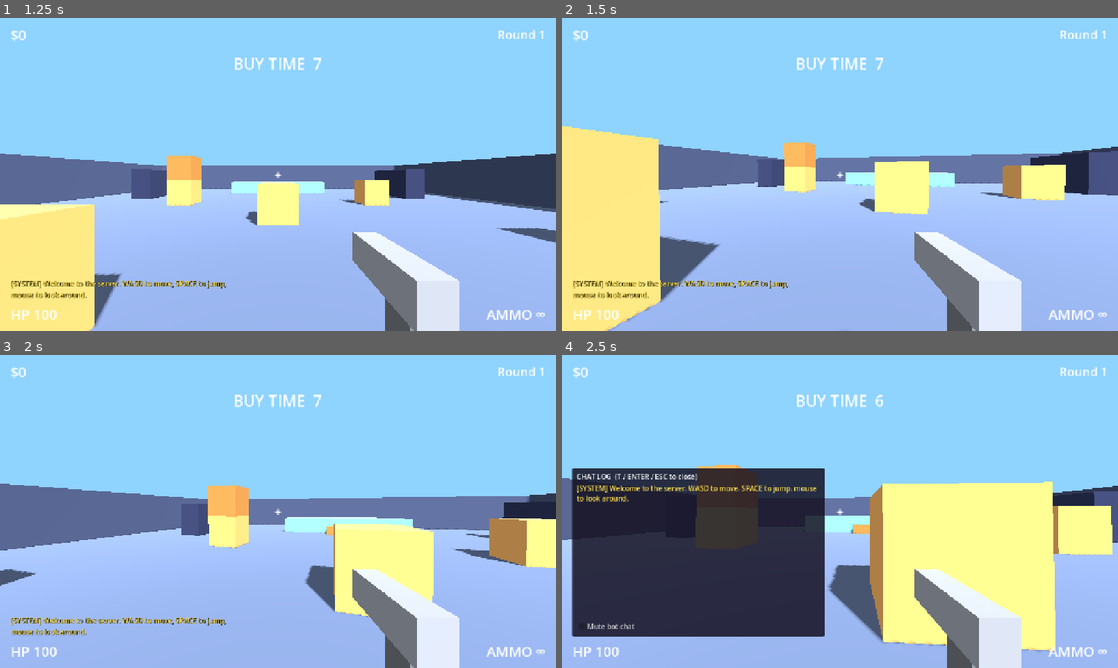
Above: before the commit, frames 1-4 (two rows, left to right).
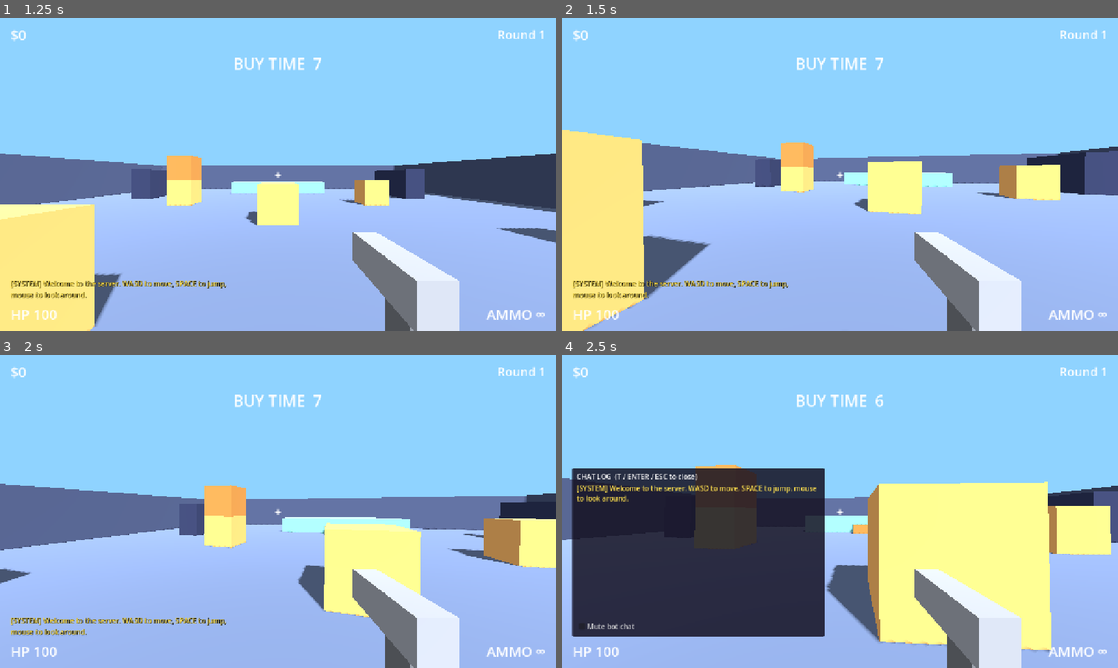
Above: after the commit, the same moments.

Repository: yeahlolnice/PixleShooterIdle
Game: Godot game, scene res://scenes/main.tscn
The game is run twice, just before and just after one commit, with the same random seed, the same clock (stepped at 60 frames per second) and the same inputs.
Inputs (mouse positions are in pixels of both pictures, inside the frame that each line leads up to):
- Up to frame 1 (1.25 s): tap Enter at 0.5 s; move the mouse to (305, 174) at 0.52 s; hold W (move_forward) from 0.53 s (still down); hold T (chat) from 0.53 s (still down); tap Space (jump) at 0.77, 1.07 s; click (305, 174) at 0.8 s
- Up to frame 2 (1.5 s): keep holding W (move_forward); move the mouse to (812, 174) at 1.27 s; release T (chat) at 1.28 s; click (812, 174) at 1.35 s
- Up to frame 3 (2 s): keep holding W (move_forward); tap Space (jump) at 1.52, 1.55, 1.82 s
- Up to frame 4 (2.5 s): keep holding W (move_forward); move the mouse to (851, 505) at 2.02 s; hold Space (jump) from 2.03 s (still down); click (851, 505) at 2.17 s; tap T (chat) at 2.3 s

Frame 1 is identical in both runs. In frame 2, 3.7% of the frame differs, in the area x 0-100%, y 34-100%; in frame 3, 2.3%; in frame 4, 1.4%.

Commit message:
Fix Server Slots and recoil; CS-style bhop movement
- Server Slots: RoundController re-reads the wave size every wave, so
  slots bought after the game starts add bots from the next wave.
- Recoil: each shot kicks the player's real aim pitch (Weapon emits
  recoil_kicked, WeaponManager routes it to Player.add_aim_kick) instead
  of a camera offset that decayed back to the same spot.
- Bhop: Source/CS air acceleration (air_accel, air_speed_cap in
  player.json), so strafe jumping builds speed by hand with no cap; jump
  press counts for one physics tick; jump also bound to mouse wheel.
- Auto Bhop: level 1 = hold to hop; autostrafe effect (replaces
  hop_speed_gain) strafes for you from level 2, capped until max level.
- Tests and docs updated (DATA.md, DECISIONS D43-D44).

Co-Authored-By: Claude Opus 5.5 <noreply@anthropic.com>

Diff:
--- a/cheats/auto_bhop.gd
+++ b/cheats/auto_bhop.gd
@@ -1,10 +1,11 @@
 class_name AutoBhop
 extends CheatBase
-## Auto Bhop (ladder #3): hold jump to keep hopping, and from level 2 every hop
-## adds speed. Effects (cheats.json), all target cheat:
-##   hop_speed_gain      fraction of horizontal speed added per hop (0 at level 1)
-##   max_hop_speed_mult  hop speed cap as a multiple of the player's effective
-##                       move speed (so Speed Hack raises it too)
+## Auto Bhop (ladder #3): hold jump to hop on every landing tick, and from level 2
+## auto-strafe in the air. Effects (cheats.json), all target cheat:
+##   autostrafe          fraction (0..1) of the best possible air-strafe gain the
+##                       cheat strafes for you (0 at level 1: timing only)
+##   max_hop_speed_mult  auto-strafe speed cap as a multiple of the player's
+##                       effective move speed (so Speed Hack raises it too)
 ##   uncapped            from max level: no cap at all
 ## The movement itself lives in Player.step_movement; this cheat only hands the
 ## current level's values to Player.set_bhop() and takes them back with
@@ -27,7 +28,7 @@
 ## The dictionary Player.set_bhop() expects for `level`.
 func settings_at(level: int) -> Dictionary:
 	return {
-		"hop_speed_gain": float(value_at("hop_speed_gain", level)),
+		"autostrafe": float(value_at("autostrafe", level)),
 		"max_hop_speed_mult": float(value_at("max_hop_speed_mult", level)),
 		"uncapped": bool(value_at("uncapped", level)),
 	}
--- a/core/data_schema.gd
+++ b/core/data_schema.gd
@@ -192,6 +192,7 @@
 			"move_speed": _NUM_POS,
 			"ground_accel": _NUM_POS,
 			"air_accel": _NUM_NONNEG,
+			"air_speed_cap": _NUM_NONNEG,
 			"ground_friction": _NUM_NONNEG,
 			"jump_velocity": _NUM_POS,
 			"gravity": _NUM_POS,
--- a/core/round_controller.gd
+++ b/core/round_controller.gd
@@ -32,7 +32,7 @@
 func start(arena: String = "") -> void:
 	arena_id = arena if arena != "" else DataRegistry.first_arena_id()
 	var def := DataRegistry.arena(arena_id)
-	wave_size = int(def.get("bots_per_wave", 0)) + CheatSystem.extra_bots()
+	wave_size = _current_wave_size()
 	wave_types = def.get("bot_types", [])
 	if tracker:
 		tracker.arena_id = arena_id
@@ -103,7 +103,13 @@
 	EventBus.round_state_changed.emit(s, {"round": round_number, "duration": time_left})
 
 
+## Re-read every wave so Server Slots bought mid-game count from the next wave on.
+func _current_wave_size() -> int:
+	return int(DataRegistry.arena(arena_id).get("bots_per_wave", 0)) + CheatSystem.extra_bots()
+
+
 func _spawn_wave() -> void:
+	wave_size = _current_wave_size()
 	bots_alive = wave_size
 	spawn_wave_requested.emit(wave_size, wave_types)
 
--- a/data/cheats.json
+++ b/data/cheats.json
@@ -39,7 +39,7 @@
       "base_cost": 1500,
       "max_level": 10,
       "effects": [
-        {"key": "hop_speed_gain", "target": "cheat", "type": "number", "from": 0.0, "to": 0.15, "curve": "linear"},
+        {"key": "autostrafe", "target": "cheat", "type": "number", "from": 0.0, "to": 1.0, "curve": "linear"},
         {"key": "max_hop_speed_mult", "target": "cheat", "type": "number", "from": 1.2, "to": 2.5, "curve": "linear"},
         {"key": "uncapped", "target": "cheat", "type": "bool", "from_level": 10}
       ]
--- a/data/player.json
+++ b/data/player.json
@@ -2,7 +2,8 @@
   "max_health": 100,
   "move_speed": 6.0,
   "ground_accel": 60.0,
-  "air_accel": 10.0,
+  "air_accel": 12.0,
+  "air_speed_cap": 0.72,
   "ground_friction": 40.0,
   "jump_velocity": 5.5,
   "gravity": 16.0,
--- a/project.godot
+++ b/project.godot
@@ -60,6 +60,8 @@
 jump={
 "deadzone": 0.2,
 "events": [Object(InputEventKey,"resource_local_to_scene":false,"resource_name":"","device":-1,"window_id":0,"alt_press …(190 unchanged characters)…
+, Object(InputEventMouseButton,"resource_local_to_scene":false,"resource_name":"","device":-1,"window_id":0,"alt_pressed":false,"shift_pressed":false,"ctrl_pressed":false,"meta_pressed":false,"button_mask":0,"position":Vector2(0, 0),"global_position":Vector2(0, 0),"factor":1.0,"button_index":5,"canceled":false,"pressed":false,"double_click":false,"script":null)
+, Object(InputEventMouseButton,"resource_local_to_scene":false,"resource_name":"","device":-1,"window_id":0,"alt_pressed":false,"shift_pressed":false,"ctrl_pressed":false,"meta_pressed":false,"button_mask":0,"position":Vector2(0, 0),"global_position":Vector2(0, 0),"factor":1.0,"button_index":4,"canceled":false,"pressed":false,"double_click":false,"script":null)
 ]
 }
 fire={
--- a/shooter/player/player.gd
+++ b/shooter/player/player.gd
@@ -13,13 +13,21 @@
 ## move_speed, ground_accel, air_accel, jump_velocity, max_health. Setting a
 ## mod never touches the raw tuning, so clearing it restores base stats exactly.
 ##
+## Air movement is Counter-Strike/Source air acceleration: in the air only the
+## speed along the wish direction is capped (player.json air_speed_cap), so
+## strafing sideways while turning the mouse the same way adds speed with no limit.
+## Jumping on the landing tick skips ground friction, so the speed carries over.
+## A jump press counts for the next physics tick only (mouse wheel is bound too),
+## so hopping by hand takes CS-style timing.
+##
 ## Auto Bhop hook (only the auto_bhop cheat calls these):
-##   set_bhop({"hop_speed_gain": 0.05, "max_hop_speed_mult": 1.5, "uncapped": false})
+##   set_bhop({"autostrafe": 0.5, "max_hop_speed_mult": 1.5, "uncapped": false})
 ##   clear_bhop()                            # plain jumping again
-## Without it a jump needs a fresh press of jump; with it, holding jump hops on
-## every landing frame, ground friction is skipped on that frame, each hop adds
-## hop_speed_gain of the horizontal speed (up to effective move_speed *
-## max_hop_speed_mult unless uncapped) and air strafing keeps the speed.
+## With it, holding jump hops on every landing tick. While `autostrafe` > 0 the
+## cheat also strafes for you in the air: it pushes at right angles to the
+## velocity (the best angle for gain), turning toward the move direction, and
+## keeps that fraction of the gain. Auto-strafe speed stops at effective
+## move_speed * max_hop_speed_mult unless uncapped; it never slows the player.
 
 signal health_changed(health: float, max_health: float)
 
@@ -41,6 +49,10 @@
 var _open_menus: Dictionary = {}
 var _respawn_timer := 0.0
 var _spawn_index := 0
+## A jump press waiting for the next physics tick.
+var _jump_queued := false
+## Auto-strafe side, +1 left / -1 right; flips each tick to hold a straight line.
+var _strafe_side := 1.0
 
 @onready var head: Node3D = $Head
 @onready var camera: Camera3D = $Head/Camera3D
@@ -98,20 +110,20 @@
 	return not bhop.is_empty()
 
 
-## Horizontal speed after one hop that starts at `speed`. Never slows the
-## player: a speed already above the cap (e.g. after a level change) is kept.
-func hop_speed(speed: float) -> float:
-	var gain := float(bhop.get("hop_speed_gain", 0.0))
-	if gain <= 0.0 or speed <= 0.0:
-		return speed
-	var boosted := speed * (1.0 + gain)
+## Highest speed auto-strafe builds to (INF when uncapped). Speed Hack raises it.
+func hop_speed_cap() -> float:
 	if bool(bhop.get("uncapped", false)):
-		return boosted
-	var cap := effective(&"move_speed") * float(bhop.get("max_hop_speed_mult", 1.0))
-	return minf(boosted, maxf(cap, speed))
+		return INF
+	return effective(&"move_speed") * float(bhop.get("max_hop_speed_mult", 1.0))
 
 
 # --- Input ----------------------------------------------------------------------
+
+func _input(event: InputEvent) -> void:
+	# _input, not _unhandled_input: a focused UI button must not swallow Space.
+	if event.is_action_pressed("jump"):
+		_jump_queued = true
+
 
 func _unhandled_input(event: InputEvent) -> void:
 	if event is InputEventMouseMotion and Input.mouse_mode == Input.MOUSE_MODE_CAPTURED:
@@ -131,6 +143,16 @@
 	head.rotation.x = _pitch
 
 
+## Weapon recoil: pushes the real aim up by `pitch_deg` (clamped like mouse look).
+## Nothing pulls it back; the player compensates with the mouse.
+func add_aim_kick(pitch_deg: float) -> void:
+	if is_dead:
+		return
+	var limit := deg_to_rad(float(tuning.get("pitch_limit_deg", 89)))
+	_pitch = clampf(_pitch + deg_to_rad(pitch_deg), -limit, limit)
+	head.rotation.x = _pitch
+
+
 func get_pitch() -> float:
 	return _pitch
 
@@ -138,6 +160,8 @@
 # --- Movement -------------------------------------------------------------------
 
 func _physics_process(delta: float) -> void:
+	var jump_queued := _jump_queued
+	_jump_queued = false
 	if is_dead:
 		_respawn_timer -= delta
 		if _respawn_timer <= 0.0:
@@ -148,8 +172,8 @@
 	if input_enabled:
 		var input := Input.get_vector("move_left", "move_right", "move_forward", "move_back")
 		wish = global_transform.basis * Vector3(input.x, 0.0, input.y)
-		# Holding jump only re-jumps with Auto Bhop; otherwise each hop needs a press.
-		jump_pressed = Input.is_action_pressed("jump") if has_bhop() else Input.is_action_just_pressed("jump")
+		# A press counts for this tick only; holding jump re-jumps only with Auto Bhop.
+		jump_pressed = jump_queued or (has_bhop() and Input.is_action_pressed("jump"))
 	step_movement(delta, wish, jump_pressed)
 	if global_position.y < float(tuning.get("fall_kill_y", -20.0)):
 		take_damage(health, null)
@@ -164,30 +188,63 @@
 	if not on_floor:
 		velocity.y -= float(tuning.get("gravity", 16.0)) * delta
 	elif jump_pressed:
-		# Jumping on the landing frame leaves on_floor false, so ground friction
-		# and ground accel are skipped this tick and hop speed carries over.
+		# Jumping on the landing tick leaves on_floor false, so ground friction
+		# and ground accel are skipped this tick and the speed carries over.
 		velocity.y = effective(&"jump_velocity")
 		on_floor = false
-		if has_bhop():
-			var speed := horizontal.length()
-			if speed > 0.0:
-				horizontal *= hop_speed(speed) / speed
-
-	var accel := effective(&"ground_accel" if on_floor else &"air_accel")
-	if wish.length_squared() > 0.0001:
-		var target := wish.normalized() * effective(&"move_speed") * minf(wish.length(), 1.0)
-		var speed := horizontal.length()
-		if has_bhop() and not on_floor and speed > target.length() and horizontal.dot(target) > 0.0:
-			# Bhop air strafe: steer toward the wish direction without bleeding speed.
-			horizontal = horizontal.move_toward(target.normalized() * speed, accel * delta)
-			horizontal = horizontal.normalized() * speed
-		else:
-			horizontal = horizontal.move_toward(target, accel * delta)
-	elif on_floor:
-		horizontal = horizontal.move_toward(Vector3.ZERO, float(tuning.get("ground_friction", 40.0)) * delta)
+
+	if on_floor:
+		horizontal = _ground_move(horizontal, wish, delta)
+	else:
+		horizontal = _air_move(horizontal, wish, delta)
 	velocity.x = horizontal.x
 	velocity.z = horizontal.z
 	move_and_slide()
+
+
+func _ground_move(horizontal: Vector3, wish: Vector3, delta: float) -> Vector3:
+	if wish.length_squared() > 0.0001:
+		var target := wish.normalized() * effective(&"move_speed") * minf(wish.length(), 1.0)
+		return horizontal.move_toward(target, effective(&"ground_accel") * delta)
+	return horizontal.move_toward(Vector3.ZERO, float(tuning.get("ground_friction", 40.0)) * delta)
+
+
+func _air_move(horizontal: Vector3, wish: Vector3, delta: float) -> Vector3:
+	var autostrafe := float(bhop.get("autostrafe", 0.0))
+	var speed := horizontal.length()
+	if autostrafe > 0.0 and speed > 0.0:
+		var heading := horizontal / speed
+		var steer := wish.normalized() if wish.length_squared() > 0.0001 else heading
+		if heading.dot(steer) >= 0.0:  # pressing back still brakes normally
+			return _autostrafe(horizontal, heading, steer, autostrafe, delta)
+	if wish.length_squared() <= 0.0001:
+		return horizontal
+	return air_accelerate(horizontal, wish.normalized(), effective(&"move_speed") * minf(wish.length(), 1.0), delta)
+
+
+## Source PM_AirAccelerate: adds speed along `dir` only while the velocity's
+## component along `dir` is below air_speed_cap. Pressing toward where you are
+## already going adds nothing; pressing at right angles always adds a little.
+func air_accelerate(horizontal: Vector3, dir: Vector3, wish_speed: float, delta: float) -> Vector3:
+	var add := minf(wish_speed, float(tuning.get("air_speed_cap", 0.7))) - horizontal.dot(dir)
+	if add <= 0.0:
+		return horizontal
+	return horizontal + dir * minf(effective(&"air_accel") * wish_speed * delta, add)
+
+
+## Auto Bhop's strafe: a right-angle push on the side that turns toward `steer`;
+## once on course it alternates sides so the path stays straight.
+func _autostrafe(horizontal: Vector3, heading: Vector3, steer: Vector3, strength: float, delta: float) -> Vector3:
+	var speed := horizontal.length()
+	var left := Vector3.UP.cross(heading)
+	var side := left.dot(steer)
+	if absf(side) < float(tuning.get("air_speed_cap", 0.7)) / speed:
+		_strafe_side = -_strafe_side
+	else:
+		_strafe_side = signf(side)
+	var pushed := air_accelerate(horizontal, left * _strafe_side, effective(&"move_speed"), delta)
+	var new_speed := minf(lerpf(speed, pushed.length(), strength), maxf(hop_speed_cap(), speed))
+	return pushed.normalized() * new_speed
 
 
 # --- Health ---------------------------------------------------------------------
--- a/shooter/weapons/weapon.gd
+++ b/shooter/weapons/weapon.gd
@@ -13,18 +13,18 @@
 signal shot_fired(hit: Dictionary)
 signal reload_started
 signal reload_finished
+## One shot's aim kick in degrees, positive = up. The owner (WeaponManager -> Player)
+## adds it to the real aim, so it stays until the player pulls the mouse back down.
+signal recoil_kicked(pitch_deg: float)
 
 enum State { READY, RELOADING }
 
 const MUZZLE_FLASH_S := 0.05
-const RECOIL_RECOVERY_DEG_S := 12.0
 
 var gun: Dictionary = {}
 var state: State = State.READY
 var ammo: int = 0
 var modifiers := {"mag_mult": 1.0, "recoil_mult": 1.0, "spread_mult": 1.0, "infinite_reload": false}
-## Camera pitch kick in degrees, positive = up. Decays back to 0.
-var recoil_offset_deg: float = 0.0
 
 var _cooldown: float = 0.0
 var _reload_left: float = 0.0
@@ -32,7 +32,6 @@
 var _rng := RandomNumberGenerator.new()
 var _flash: MeshInstance3D
 var _sound: AudioStreamPlayer
-var _camera: Camera3D
 
 
 func setup(gun_def: Dictionary) -> void:
@@ -40,7 +39,6 @@
 	state = State.READY
 	_cooldown = 0.0
 	_reload_left = 0.0
-	recoil_offset_deg = 0.0
 	ammo = mag_size()
 	_rng.randomize()
 	_build_viewmodel()
@@ -118,8 +116,10 @@
 		return false
 	ammo -= 1
 	_cooldown = fire_interval()
-	recoil_offset_deg += recoil_deg()
+	# Hitscan first: the shot goes where you aimed, the kick moves the next one.
 	var hit := _hitscan() if is_inside_tree() else {}
+	if recoil_deg() > 0.0:
+		recoil_kicked.emit(recoil_deg())
 	_flash_left = MUZZLE_FLASH_S
 	if _flash:
 		_flash.visible = true
@@ -158,8 +158,6 @@
 		_reload_left -= delta
 		if _reload_left <= 0.0:
 			_finish_reload()
-	if recoil_offset_deg > 0.0:
-		recoil_offset_deg = maxf(0.0, recoil_offset_deg - RECOIL_RECOVERY_DEG_S * delta)
 	if _flash_left > 0.0:
 		_flash_left -= delta
 		if _flash_left <= 0.0 and _flash:
@@ -168,10 +166,6 @@
 
 func _physics_process(delta: float) -> void:
 	tick(delta)
-	if _camera == null or not is_instance_valid(_camera):
-		_camera = get_viewport().get_camera_3d() if is_inside_tree() else null
-	if _camera:
-		_camera.rotation.x = deg_to_rad(recoil_offset_deg)
 
 
 # --- Hitscan --------------------------------------------------------------------------
--- a/shooter/weapons/weapon_manager.gd
+++ b/shooter/weapons/weapon_manager.gd
@@ -31,6 +31,9 @@
 	weapon = Weapon.new()
 	var mount: Node = get_node_or_null(mount_path)
 	(mount if mount else self).add_child(weapon)
+	var aim_owner := get_parent()
+	if aim_owner and aim_owner.has_method("add_aim_kick"):
+		weapon.recoil_kicked.connect(aim_owner.add_aim_kick)
 	weapon.setup(def)
 	EventBus.gun_equipped.emit(def["id"])
 	return def["id"]
--- a/tests/unit/test_movement_cheats.gd
+++ b/tests/unit/test_movement_cheats.gd
@@ -1,7 +1,8 @@
 extends GutTest
 ## Speed Hack, Infinite Ammo and Auto Bhop: level 1 and max effects match the
 ## plan table / cheats.json, remove() restores base stats exactly (mock player
-## and the real Player/Weapon), and bhop speed builds per hop, capped below max.
+## and the real Player/Weapon), CS air strafing builds speed by hand, and Auto
+## Bhop's auto-strafe builds it per hop, capped below max.
 
 const PlayerScene := preload("res://shooter/player/player.tscn")
 const DT := 1.0 / 60.0
@@ -142,40 +143,52 @@
 	var p := MockPlayer.new()
 	c.apply(p, 1)
 	assert_false(p.bhop.is_empty(), "level 1: hold jump to hop")
-	assert_eq(p.bhop["hop_speed_gain"], 0.0, "no speed gain at level 1")
+	assert_eq(p.bhop["autostrafe"], 0.0, "no auto-strafe at level 1")
 	assert_false(p.bhop["uncapped"])
 	c.apply(p, c.max_level)
-	assert_almost_eq(p.bhop["hop_speed_gain"], float(_effect("auto_bhop", "hop_speed_gain")["to"]), 0.0001)
+	assert_almost_eq(p.bhop["autostrafe"], float(_effect("auto_bhop", "autostrafe")["to"]), 0.0001)
 	assert_true(p.bhop["uncapped"], "plan: no cap at max")
 	assert_false(c.value_at("uncapped", c.max_level - 1), "capped below max level")
-	assert_gt(float(c.value_at("hop_speed_gain", 2)), 0.0, "gain from level 2")
+	assert_gt(float(c.value_at("autostrafe", 2)), 0.0, "auto-strafe from level 2")
 	c.remove(p)
 	assert_eq(p.bhop, {}, "bhop cleared")
 	assert_eq(p.stat_mods, {})
 
 
-func test_hop_speed_gain_and_cap() -> void:
-	var p: Player = add_child_autofree(PlayerScene.instantiate())
-	var c := _cheat("auto_bhop")
-	var ms := p.effective(&"move_speed")
-	c.apply(p, 1)
-	assert_eq(p.hop_speed(ms), ms, "level 1 keeps speed")
+func test_hop_speed_cap_follows_level_and_speed_hack() -> void:
+	var p: Player = add_child_autofree(PlayerScene.instantiate())
+	var c := _cheat("auto_bhop")
+	var ms := p.effective(&"move_speed")
 	var lvl := c.max_level - 1
 	c.apply(p, lvl)
 	var cap := ms * float(c.value_at("max_hop_speed_mult", lvl))
-	assert_almost_eq(p.hop_speed(ms), ms * (1.0 + float(c.value_at("hop_speed_gain", lvl))), 0.0001)
-	assert_eq(p.hop_speed(cap), cap, "capped")
-	assert_eq(p.hop_speed(cap * 2.0), cap * 2.0, "never slows down")
-	c.apply(p, c.max_level)
-	assert_gt(p.hop_speed(cap * 2.0), cap * 2.0, "uncapped at max")
+	assert_almost_eq(p.hop_speed_cap(), cap, 0.0001)
+	p.set_stat_mod(&"move_speed_mult", 2.0)
+	assert_almost_eq(p.hop_speed_cap(), cap * 2.0, 0.0001, "Speed Hack raises the cap")
+	c.apply(p, c.max_level)
+	assert_eq(p.hop_speed_cap(), INF, "uncapped at max")
 	c.remove(p)
 	assert_false(p.has_bhop())
-	assert_eq(p.hop_speed(ms), ms)
-
-
-## Holds jump on a flat floor with no input and returns horizontal speed after
-## each landing hop.
-func _hop_speeds(p: Player, hops: int) -> Array:
+
+
+# --- CS air strafing (no cheat) ----------------------------------------------------
+
+func test_air_accelerate_only_caps_speed_along_wish_direction() -> void:
+	var p: Player = add_child_autofree(PlayerScene.instantiate())
+	var ms := p.effective(&"move_speed")
+	var air_cap := float(p.tuning["air_speed_cap"])
+	var v := Vector3(ms, 0, 0)
+	assert_eq(p.air_accelerate(v, Vector3.RIGHT, ms, DT), v, "pressing where you already go adds nothing")
+	var strafed := p.air_accelerate(v, Vector3.FORWARD, ms, DT)
+	assert_gt(strafed.length(), ms, "strafing at right angles goes past move speed")
+	assert_almost_eq(strafed.z, -air_cap, 0.0001, "sideways push limited to air_speed_cap")
+	assert_eq(strafed.x, v.x)
+
+
+## Puts the player on a big flat floor at move speed along +X, then holds jump
+## and returns horizontal speed after each landing hop. `strafe` = press at right
+## angles to the velocity every tick (perfect manual air strafing).
+func _hop_speeds(p: Player, hops: int, strafe: bool = false) -> Array:
 	var floor_body := StaticBody3D.new()
 	var shape := CollisionShape3D.new()
 	var box := BoxShape3D.new()
@@ -194,11 +207,26 @@
 	var ticks := 0
 	while speeds.size() < hops and ticks < hops * 120:
 		var was_on_floor := p.is_on_floor()
-		p.step_movement(DT, Vector3.ZERO, true)
+		var wish := Vector3.ZERO
+		if strafe:
+			wish = Vector3.UP.cross(Vector3(p.velocity.x, 0, p.velocity.z).normalized())
+		p.step_movement(DT, wish, true)
 		if was_on_floor:
 			speeds.append(Vector2(p.velocity.x, p.velocity.z).length())
 		ticks += 1
 	return speeds
+
+
+func test_manual_strafe_jumping_builds_speed_without_cheat_or_cap() -> void:
+	var p: Player = add_child_autofree(PlayerScene.instantiate())
+	var ms := p.effective(&"move_speed")
+	var no_strafe := _hop_speeds(p, 4)
+	for s in no_strafe:
+		assert_almost_eq(s, ms, 0.01, "perfect hops with no strafing keep speed")
+	var speeds := _hop_speeds(p, 25, true)
+	assert_eq(speeds.size(), 25, "hopped on every landing")
+	assert_gt(speeds[1], speeds[0], "strafing builds speed per hop")
+	assert_gt(speeds[-1], ms * float(_effect("auto_bhop", "max_hop_speed_mult")["to"]), "no cap for manual strafing")
 
 
 func test_bhop_speed_builds_per_hop_and_caps_below_max() -> void:
@@ -209,7 +237,7 @@
 	var cap := p.effective(&"move_speed") * float(c.value_at("max_hop_speed_mult", lvl))
 	var speeds := _hop_speeds(p, 25)
 	assert_eq(speeds.size(), 25, "hopped on every landing")
-	assert_gt(speeds[1], speeds[0], "speed builds per hop")
+	assert_gt(speeds[1], speeds[0], "auto-strafe builds speed per hop with no input")
 	assert_gt(speeds[2], speeds[1])
 	assert_almost_eq(speeds[-1], cap, 0.01, "reaches the cap")
 	for s in speeds:
--- a/tests/unit/test_player.gd
+++ b/tests/unit/test_player.gd
@@ -25,6 +25,18 @@
 	assert_almost_eq(p.get_pitch(), deg_to_rad(float(p.tuning["pitch_limit_deg"])), 0.0001)
 	p.look(Vector2(0, 200000))
 	assert_almost_eq(p.get_pitch(), -deg_to_rad(float(p.tuning["pitch_limit_deg"])), 0.0001)
+
+
+func test_recoil_kick_moves_aim_and_stays() -> void:
+	var p := _make_player()
+	var start := p.get_pitch()
+	p.add_aim_kick(2.0)
+	p.add_aim_kick(2.0)
+	assert_almost_eq(p.get_pitch(), start + deg_to_rad(4.0), 0.0001)
+	p._physics_process(1.0)
+	assert_almost_eq(p.get_pitch(), start + deg_to_rad(4.0), 0.0001, "no auto-recovery")
+	p.add_aim_kick(1000.0)
+	assert_almost_eq(p.get_pitch(), deg_to_rad(float(p.tuning["pitch_limit_deg"])), 0.0001)
 
 
 func test_death_signal_and_respawn() -> void:
--- a/tests/unit/test_round_controller.gd
+++ b/tests/unit/test_round_controller.gd
@@ -48,6 +48,15 @@
 	assert_signal_emit_count(rc, "spawn_wave_requested", 2)
 
 
+func test_server_slots_bought_after_start_grow_next_wave() -> void:
+	rc.start()
+	var base := int(DataRegistry.arena(rc.arena_id)["bots_per_wave"])
+	GameState.server_slots = 3  # bought during freeze, after start()
+	rc.advance(float(_round["freeze_time_s"]) + 0.1)
+	assert_gt(CheatSystem.extra_bots(), 0)
+	assert_eq(rc.bots_alive, base + CheatSystem.extra_bots())
+
+
 func test_death_requests_respawn_after_delay() -> void:
 	watch_signals(rc)
 	rc.start()
--- a/tests/unit/test_weapon.gd
+++ b/tests/unit/test_weapon.gd
@@ -44,11 +44,11 @@
 	assert_false(w.try_fire())
 
 
-func test_recoil_kicks_by_data_and_recovers() -> void:
+func test_recoil_kicks_by_data() -> void:
+	watch_signals(w)
 	w.try_fire()
-	assert_almost_eq(w.recoil_offset_deg, 1.8, 0.001)
-	w.tick(5.0)
-	assert_eq(w.recoil_offset_deg, 0.0)
+	assert_signal_emit_count(w, "recoil_kicked", 1)
+	assert_almost_eq(float(get_signal_parameters(w, "recoil_kicked")[0]), 1.8, 0.001)
 
 
 func test_mag_mult_changes_mag_and_refill() -> void:
@@ -65,8 +65,13 @@
 	w.set_modifier("spread_mult", 0.0)
 	assert_almost_eq(w.recoil_deg(), 0.9, 0.001)
 	assert_eq(w.spread_deg(), 0.0)
+	watch_signals(w)
 	w.try_fire()
-	assert_almost_eq(w.recoil_offset_deg, 0.9, 0.001)
+	assert_almost_eq(float(get_signal_parameters(w, "recoil_kicked")[0]), 0.9, 0.001)
+	w.set_modifier("recoil_mult", 0.0)
+	w.tick(1.0)
+	w.try_fire()
+	assert_signal_emit_count(w, "recoil_kicked", 1, "No Recoil maxed: no kick")
 
 
 func test_infinite_reload_is_instant() -> void:
Not shown, changed: docs/BUILD_NOTES.md
Not shown, changed: docs/DATA.md
Not shown, changed: docs/DECISIONS.md
